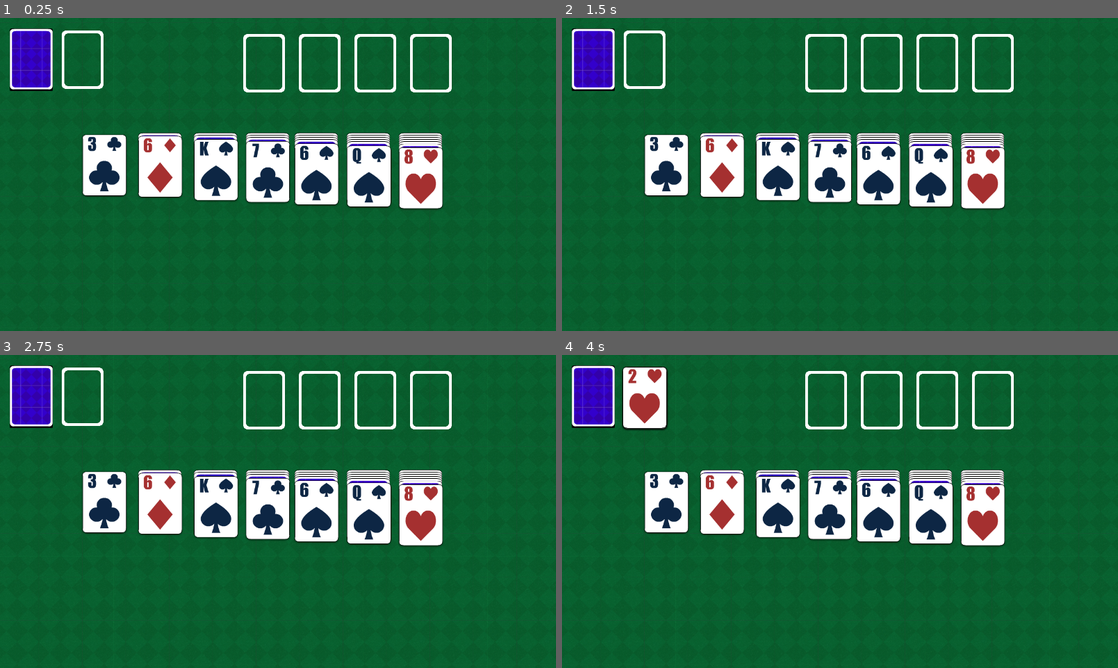
Above: before the commit, frames 1-4 (two rows, left to right).
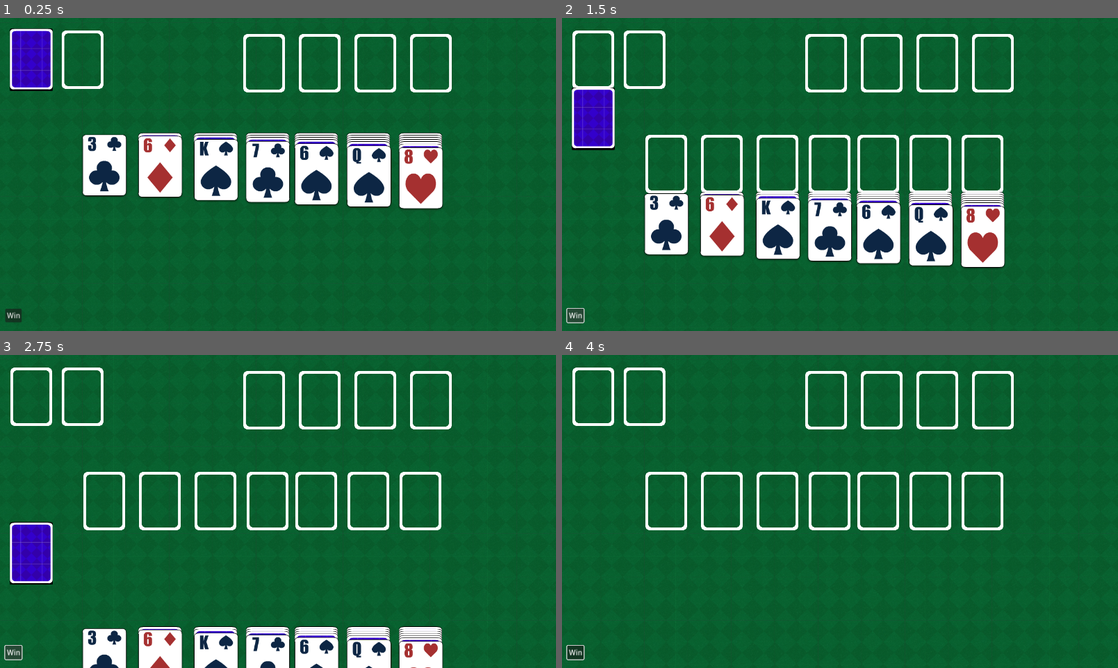
Above: after the commit, the same moments.

Repository: Taschi120/klondike
Game: Godot game, scene res://scenes/main_screen.tscn
Two runs of this game, one before a commit and one after it. Both use one fixed random seed, a clock stepped at 60 frames per second and the inputs below.
Inputs (mouse positions are in pixels of both pictures, inside the frame that each line leads up to):
- Up to frame 1 (0.25 s): no input
- Up to frame 2 (1.5 s): click (573, 315) at 0.5 s, where only the run after the commit has a clickable "Win"; click (573, 315) at 1.25 s, where only the run after the commit has a clickable "Win"
- Up to frame 3 (2.75 s): click (11, 652) at 2 s, where only the run after the commit has a clickable "Win"
- Up to frame 4 (4 s): move the mouse to (595, 395) at 2.77 s; click (595, 395) at 2.92 s; tap Enter at 3.5 s; move the mouse to (595, 398) at 3.52 s; click (595, 398) at 3.67 s

The runs differ from the first frame. In frame 1, 0.1% of the frame differs, in the area x 1-4%, y 92-98%; in frame 2, 24%, in the area x 0-80%, y 3-98%; in frame 3, 21%; in frame 4, 14%.

Commit message:
game can now theoretically be won

Diff:
--- /dev/null
+++ b/cheat_ui.gd
@@ -0,0 +1,8 @@
+extends Control
+
+class_name CheatUI
+
+signal win
+
+func _on_win_button_pressed() -> void:
+	win.emit()
--- /dev/null
+++ b/cheat_ui.tscn
@@ -0,0 +1,22 @@
+[gd_scene load_steps=2 format=3 uid="uid://diw0imd6aphmu"]
+
+[ext_resource type="Script" path="res://cheat_ui.gd" id="1_iagix"]
+
+[node name="CheatUI" type="Control"]
+layout_mode = 3
+anchors_preset = 0
+script = ExtResource("1_iagix")
+
+[node name="WinButton" type="Button" parent="."]
+layout_mode = 1
+anchors_preset = 2
+anchor_top = 1.0
+anchor_bottom = 1.0
+offset_left = 12.0
+offset_top = 669.0
+offset_right = 50.0
+offset_bottom = 700.0
+grow_vertical = 0
+text = "Win"
+
+[connection signal="pressed" from="WinButton" to="." method="_on_win_button_pressed"]
--- a/scenes/card.tscn
+++ b/scenes/card.tscn
@@ -7,7 +7,7 @@
 [sub_resource type="RectangleShape2D" id="RectangleShape2D_lv7le"]
 size = Vector2(100, 143)
 
-[node name="Card" type="Area2D"]
+[node name="Card" type="Area2D" groups=["cards"]]
 script = ExtResource("1_02imm")
 
 [node name="CardbackSprite" type="Sprite2D" parent="."]
--- a/scenes/foundation.gd
+++ b/scenes/foundation.gd
@@ -3,6 +3,12 @@
 class_name Foundation
 
 @export var suit = "heart"
+
+signal card_added
+
+func add_card(_card) -> void:
+	super.add_card(_card)
+	card_added.emit()
 
 func get_current_value() -> int:
 	return size()
--- a/scenes/foundation.tscn
+++ b/scenes/foundation.tscn
@@ -9,8 +9,6 @@
 
 [node name="Foundation" type="Area2D"]
 script = ExtResource("1_khbhi")
-suit = null
-type = null
 
 [node name="Sprite2D" type="Sprite2D" parent="."]
 texture = ExtResource("2_56xdb")
--- a/scenes/main_screen.gd
+++ b/scenes/main_screen.gd
@@ -29,6 +29,12 @@
 
 func _ready() -> void:
 	$Stock.create_and_shuffle()
+
+	if $CheatUI:
+		$CheatUI.win.connect(self.win)
+
+	for foundation in $Foundations.get_children():
+		foundation.card_added.connect(self.check_victory)
 
 	# put cards on tableau
 	for tableau_num in range(7):
@@ -196,3 +202,18 @@
 
 		if not $Stock.is_empty():
 			$Stock.peek().set_deferred("at_top", true)
+
+func check_victory():
+	for foundation in $Foundations.get_children():
+		if foundation.get_current_value() < 13:
+			return
+	win()
+
+
+func win() -> void:
+	$Audio/VictoryFanfare.play()
+	for card in get_tree().get_nodes_in_group("cards"):
+		var tween = get_tree().create_tween()
+		tween.tween_property(card, "position", card.position + Vector2(0, 2000), 3)\
+		.set_trans(Tween.TRANS_CUBIC)
+		tween.tween_callback(card.queue_free)
--- a/scenes/main_screen.tscn
+++ b/scenes/main_screen.tscn
@@ -8,6 +8,8 @@
 [ext_resource type="PackedScene" uid="uid://bsg17suqanq1g" path="res://scenes/foundation.tscn" id="5_w2yvf"]
 [ext_resource type="PackedScene" uid="uid://bpeebsj72rum3" path="res://scenes/selection.tscn" id="7_j4tme"]
 [ext_resource type="PackedScene" uid="uid://ckdykflyiefy8" path="res://ui.tscn" id="8_enu3o"]
+[ext_resource type="PackedScene" uid="uid://diw0imd6aphmu" path="res://cheat_ui.tscn" id="9_n1di1"]
+[ext_resource type="AudioStream" uid="uid://c8wpouym8sbqx" path="res://assetpacks/kenney/jingles-saxophone_15.ogg" id="9_xtol0"]
 
 [node name="MainScreen" type="Node2D"]
 script = ExtResource("1_ckoej")
@@ -30,23 +32,18 @@
 
 [node name="FoundationHeart" parent="Foundations" instance=ExtResource("5_w2yvf")]
 position = Vector2(496, 104)
-suit = "heart"
-type = 1
 
 [node name="FoundationDiamond" parent="Foundations" instance=ExtResource("5_w2yvf")]
 position = Vector2(624, 104)
 suit = "diamond"
-type = 1
 
 [node name="FoundationSpade" parent="Foundations" instance=ExtResource("5_w2yvf")]
 position = Vector2(752, 104)
 suit = "spade"
-type = 1
 
 [node name="FoundationClub" parent="Foundations" instance=ExtResource("5_w2yvf")]
 position = Vector2(880, 104)
 suit = "club"
-type = 1
 
 [node name="Tableaux" type="Node2D" parent="."]
 
@@ -77,4 +74,11 @@
 [node name="UI" parent="." instance=ExtResource("8_enu3o")]
 visible = false
 
+[node name="CheatUI" parent="." instance=ExtResource("9_n1di1")]
+
+[node name="Audio" type="Node2D" parent="."]
+
+[node name="VictoryFanfare" type="AudioStreamPlayer2D" parent="Audio"]
+stream = ExtResource("9_xtol0")
+
 [connection signal="needs_cycling" from="Stock" to="." method="cycle_discard"]
--- a/scenes/stock.gd
+++ b/scenes/stock.gd
@@ -8,7 +8,13 @@
 
 var card_scene = load("res://scenes/card.tscn")
 
-func create_and_shuffle():
+func take_top_card() -> Card:
+	$Audio/DealCard.play()
+	return super.take_top_card()
+
+
+func create_and_shuffle() -> void:
+	$Audio/Shuffle.play()
 	var unshuffled_pile = []
 	for suit in ["heart", "diamond", "spade", "club"]:
 		for value in range(1, 14):
--- a/scenes/stock.tscn
+++ b/scenes/stock.tscn
@@ -1,7 +1,9 @@
-[gd_scene load_steps=4 format=3 uid="uid://clgvempy2u13u"]
+[gd_scene load_steps=6 format=3 uid="uid://clgvempy2u13u"]
 
 [ext_resource type="Script" path="res://scenes/stock.gd" id="1_ge7xo"]
 [ext_resource type="Texture2D" uid="uid://d2tu030blrwjo" path="res://assets/empty_stack.png" id="2_ooxf8"]
+[ext_resource type="AudioStream" uid="uid://b46mpkljg3tqf" path="res://assetpacks/kenney/cardFan1.ogg" id="3_adjqu"]
+[ext_resource type="AudioStream" uid="uid://bbffyhkl212eu" path="res://assetpacks/kenney/cardPlace1.ogg" id="4_gkery"]
 
 [sub_resource type="RectangleShape2D" id="RectangleShape2D_sespj"]
 size = Vector2(92, 139)
@@ -20,4 +22,12 @@
 
 [node name="Internal" type="Node2D" parent="."]
 
+[node name="Audio" type="Node2D" parent="."]
+
+[node name="Shuffle" type="AudioStreamPlayer2D" parent="Audio"]
+stream = ExtResource("3_adjqu")
+
+[node name="DealCard" type="AudioStreamPlayer2D" parent="Audio"]
+stream = ExtResource("4_gkery")
+
 [connection signal="input_event" from="Empty" to="." method="_on_input_event"]
Not shown: 1 places in scenes/main_screen.tscn that only renumber resources
